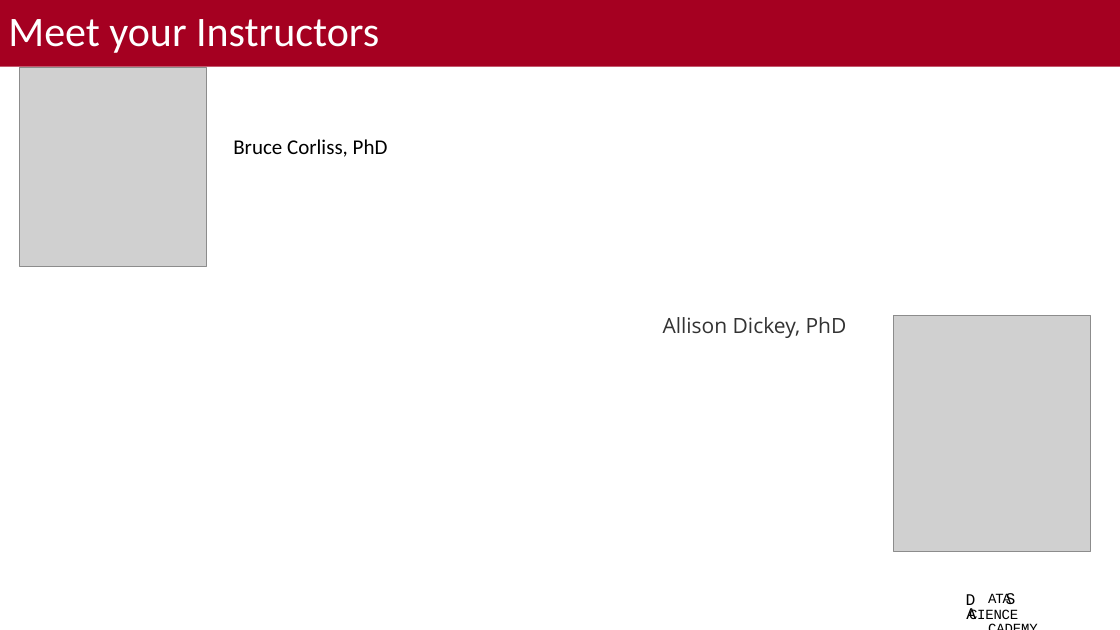
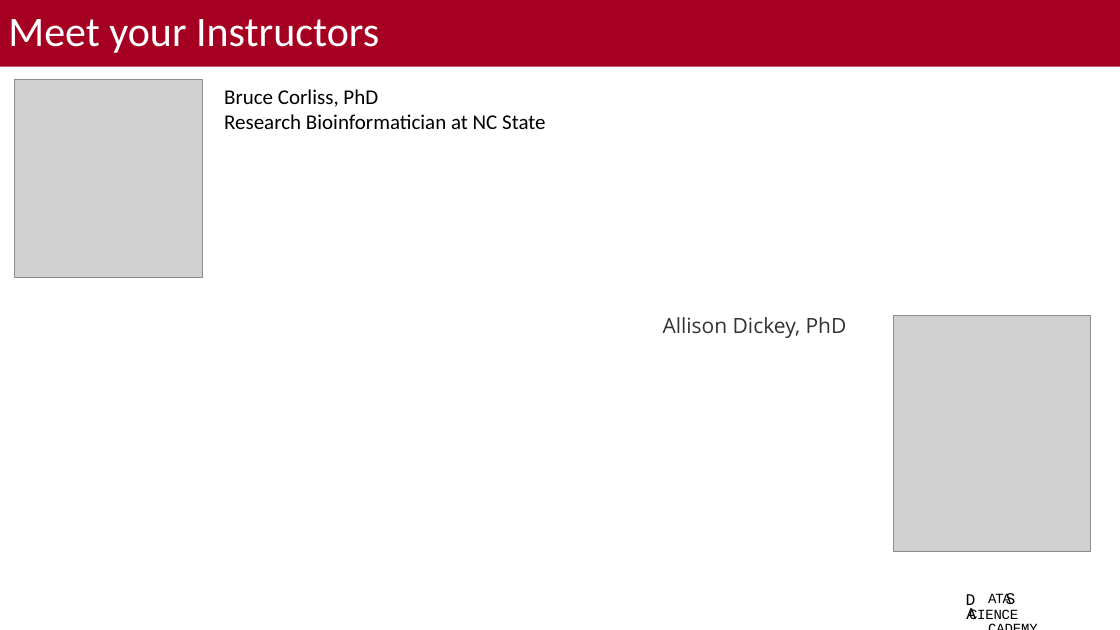
Before and after one commit to bacorli2/scrna_workshop, a slide deck: slide 2 of M0_Intro_Workshop/M0_Introdution_Course.pptx. Drawn at 1120x630 pixels with LibreOffice and Linux fonts; fonts in the diff are those of the drawing; grey boxes stand for pictures; background and template pictures are left out. Boxes give left, top, right and bottom in pixels: in the first picture for what was removed or moved away, otherwise in the second. Text is boxed around its words. In the diff, an @@ line names an element or a change of style, - is before the commit and + after.

```diff
--- a/M0_Intro_Workshop/M0_Introdution_Course.pptx
+++ b/M0_Intro_Workshop/M0_Introdution_Course.pptx
@@ picture: place and size @@
-picture at box(19, 67, 207, 266)
+picture at box(15, 79, 202, 277)
@@ text "Bruce Corliss, PhD": place and size @@
-text "Bruce Corliss, PhD" at box(233, 139, 388, 157)
+text "Bruce Corliss, PhD" at box(224, 89, 546, 129)
@@ text at box(224, 114, 546, 129): paragraph added @@
+Research Bioinformatician at NC State
```
Also in this commit, not shown: 2 other slides changed, 1 slide added, 1 other file.
